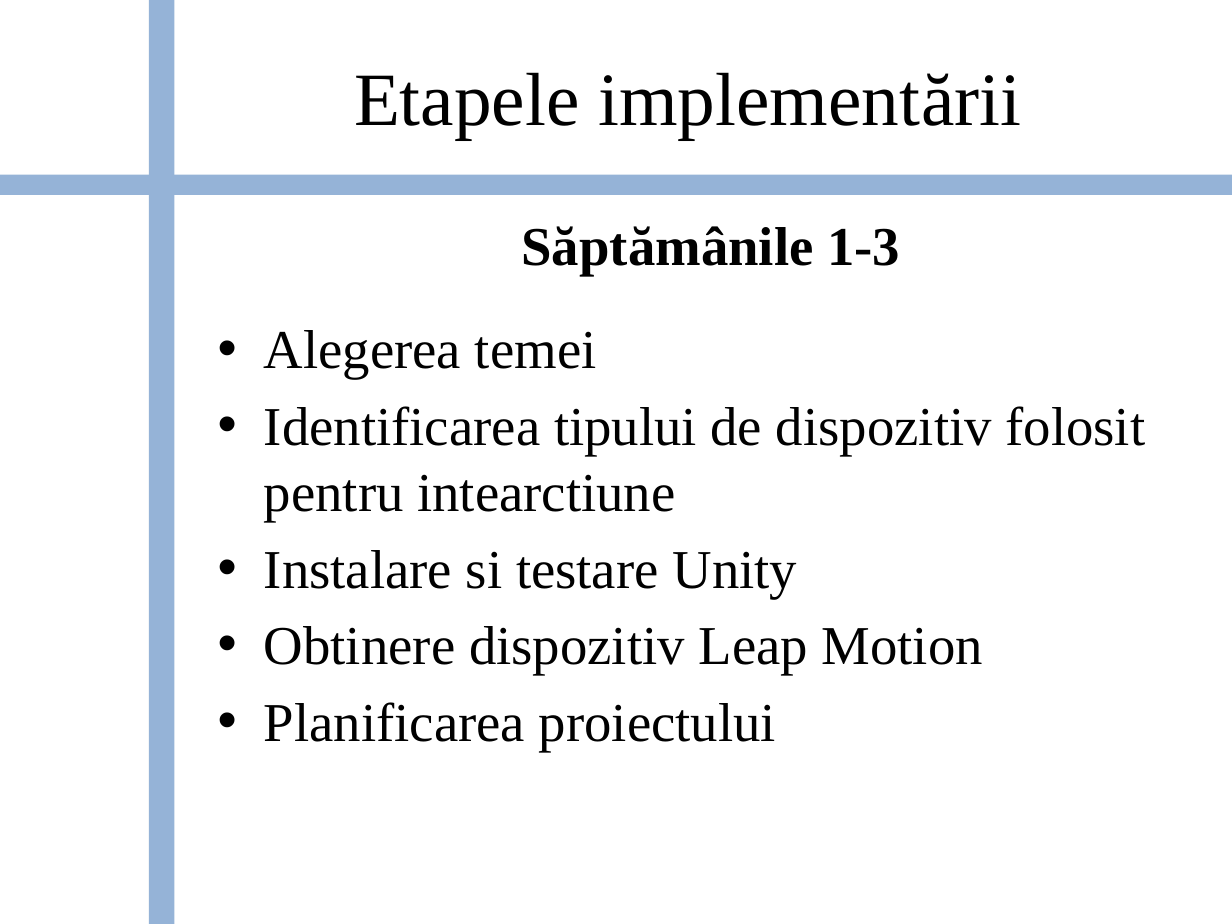
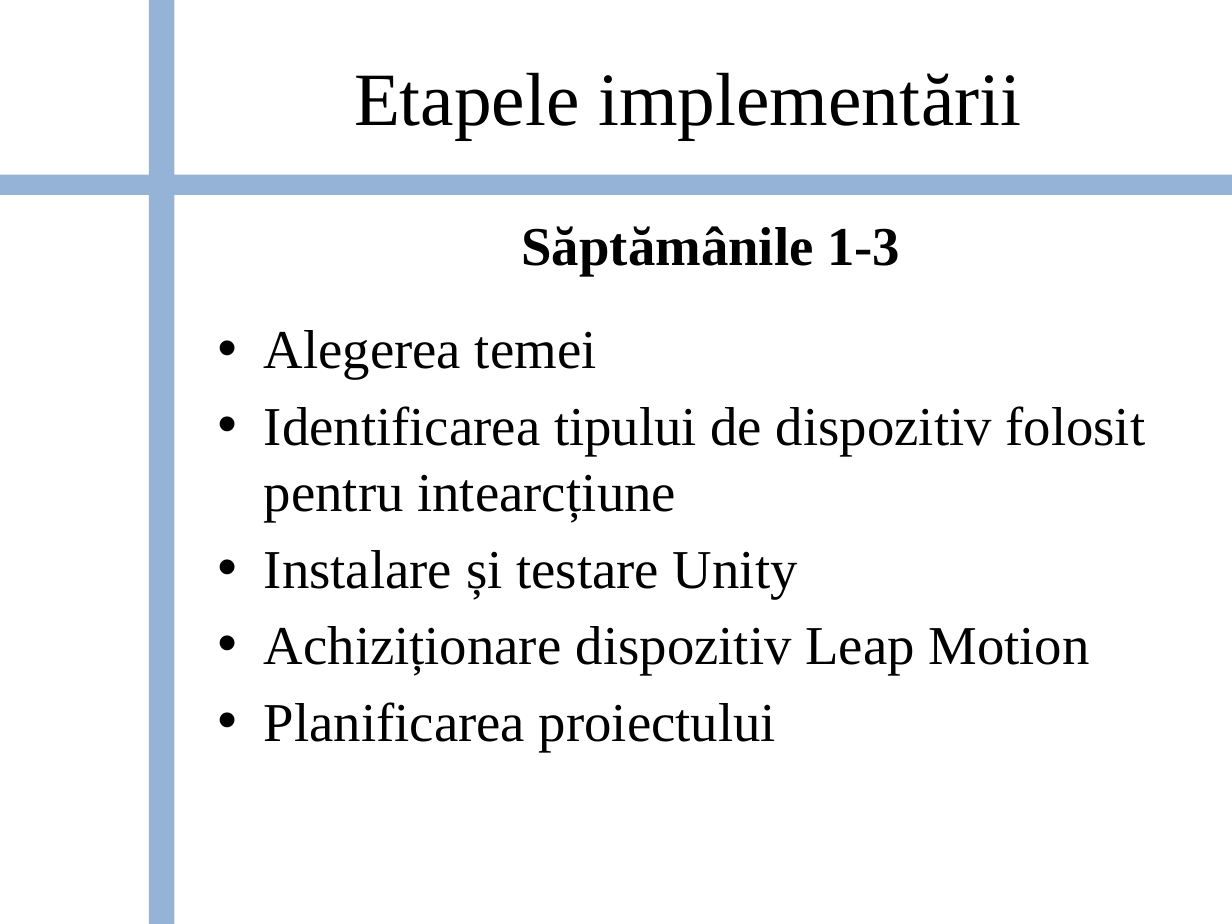
Before and after one commit to bogdanbalau/Unity_3D_Leap, a slide deck: slide 7 of Checkers_Unity_LeapMotion.pptx. Drawn at 1232x924 pixels with LibreOffice and Linux fonts; fonts in the diff are those of the drawing; background and template pictures are left out. Boxes give left, top, right and bottom in pixels: in the first picture for what was removed or moved away, otherwise in the second. Text is boxed around its words. In the diff, an @@ line names an element or a change of style, - is before the commit and + after.

```diff
--- a/Checkers_Unity_LeapMotion.pptx
+++ b/Checkers_Unity_LeapMotion.pptx
@@ text at bbox=[264, 406, 1145, 675]: text changed @@
-• Identificarea tipului de dispozitiv folosit pentru intearctiune
-• Instalare si testare Unity
-• Obtinere dispozitiv Leap Motion
+• Identificarea tipului de dispozitiv folosit pentru intearcțiune
+• Instalare și testare Unity
+• Achiziționare dispozitiv Leap Motion
```
Also in this commit, not shown: 10 other slides changed, 1 slide added, 1 other file.
